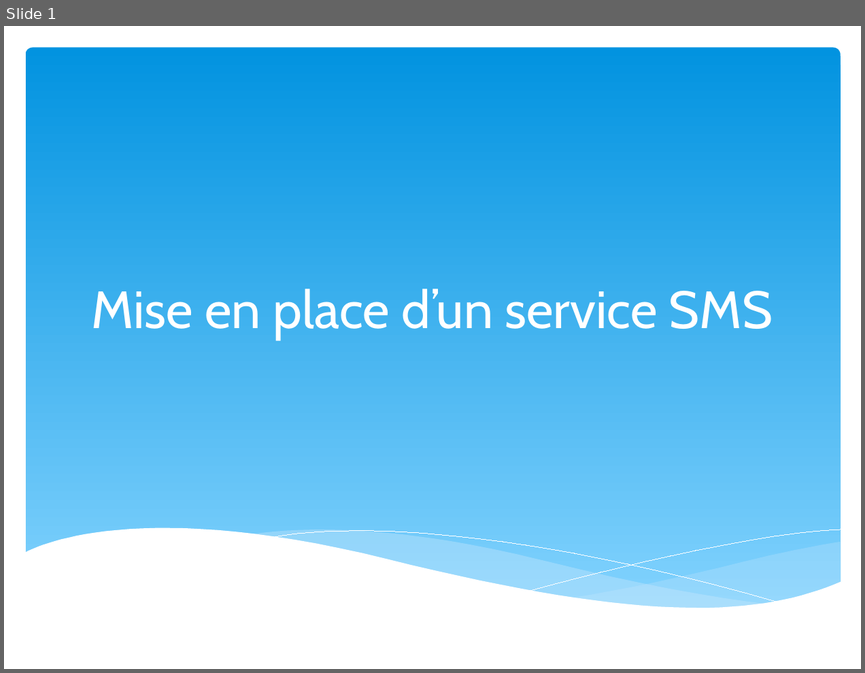
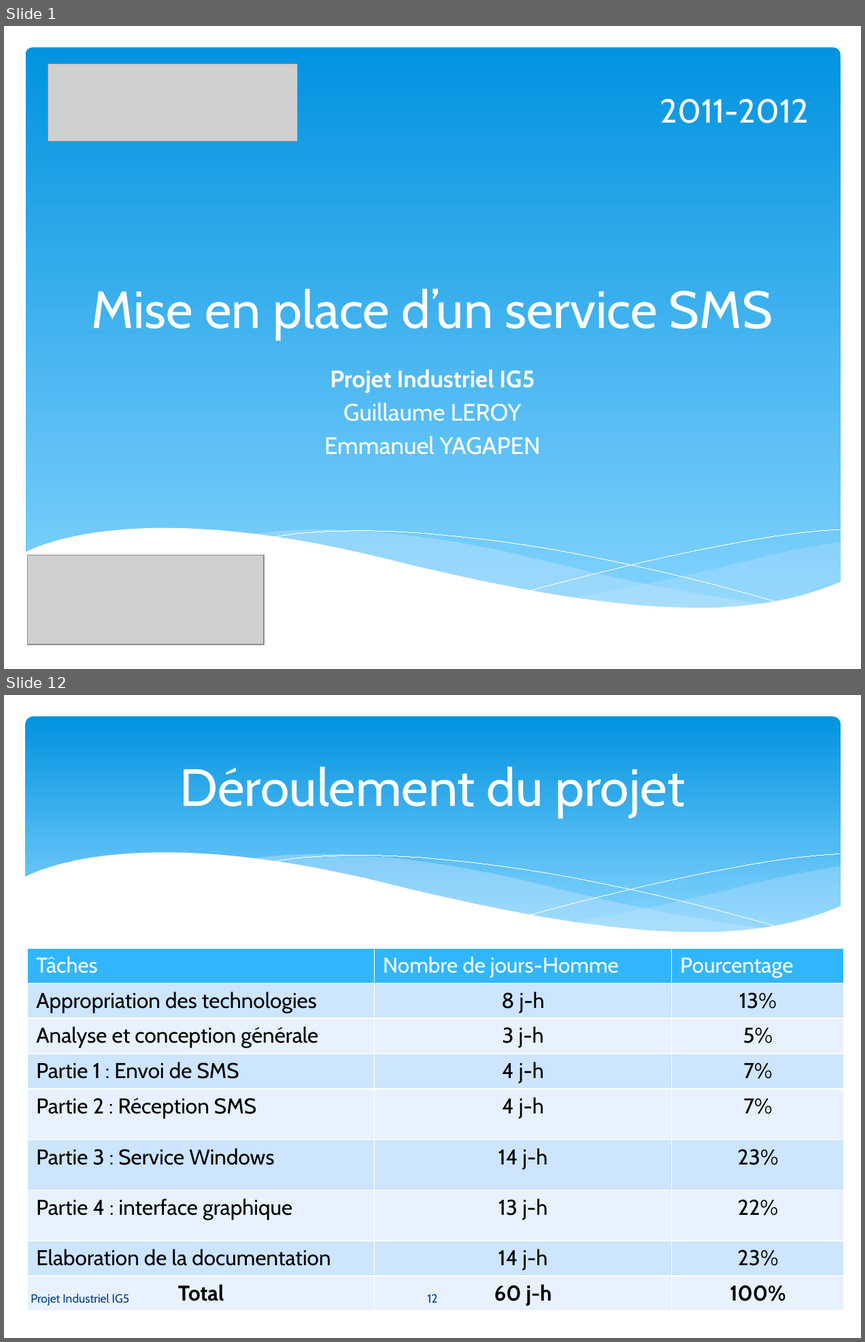
Before and after one commit to gyagapen/Synox, a slide deck: Docs/Powerpoint/Presentation_synox_v1.pptx. Shown one above the other, each under a label of ours: slide 1 before the commit, slides 1 and 12 after it; the slides between them are not shown. The pictures are 865x673 and 865x1342 pixels, drawn with LibreOffice and Linux fonts; fonts in the diff are those of the drawing; grey boxes stand for pictures. Boxes give left, top, right and bottom in pixels: in the first picture for what was removed or moved away, otherwise in the second. Text is boxed around its words. In the diff, an @@ line names an element or a change of style, - is before the commit and + after.

```diff
--- a/Docs/Powerpoint/Presentation_synox_v1.pptx
+++ b/Docs/Powerpoint/Presentation_synox_v1.pptx
@@ slide 12 added at [4, 695, 861, 1338], background #FFFFFF @@
@@ rounded rectangle added at [26, 717, 840, 948], fill gradient #0293E0 to #83D3FE @@
@@ title added at [179, 766, 685, 817], 44 pt, text #FFFFFF @@
+Déroulement du projet
@@ group added at [24, 853, 841, 977]: 5 freeform shapes @@
@@ table added at [28, 948, 844, 1309], 9 rows, 3 columns @@
+Tâches | Nombre de jours-Homme | Pourcentage
+Appropriation des technologies | 8 j-h | 13%
+Analyse et conception générale | 3 j-h | 5%
+Partie 1 : Envoi de SMS | 4 j-h | 7%
+Partie 2 : Réception SMS | 4 j-h | 7%
+Partie 3 : Service Windows | 14 j-h | 23%
+Partie 4 : interface graphique | 13 j-h | 22%
+Elaboration de la documentation | 14 j-h | 23%
+Total | 60 j-h | 100%
@@ text added at [31, 1293, 130, 1305], 10 pt, text #073E87 @@
+Projet Industriel IG5
@@ page number added at [427, 1293, 437, 1302], 10 pt, text #073E87 @@
+12
@@ slide 1 changed as well @@
@@ picture added at [48, 63, 297, 142] @@
@@ text added at [660, 99, 808, 123], 28 pt, text #FFFFFF @@
+2011-2012
@@ subtitle added at [324, 369, 541, 454], 20 pt, text #FFFFFF @@
+Projet Industriel IG5
+Guillaume LEROY
+Emmanuel YAGAPEN
@@ picture added at [28, 554, 264, 643] @@
```
Also in this commit, not shown: 24 other slides added, 1 slide removed, 2 other files.
